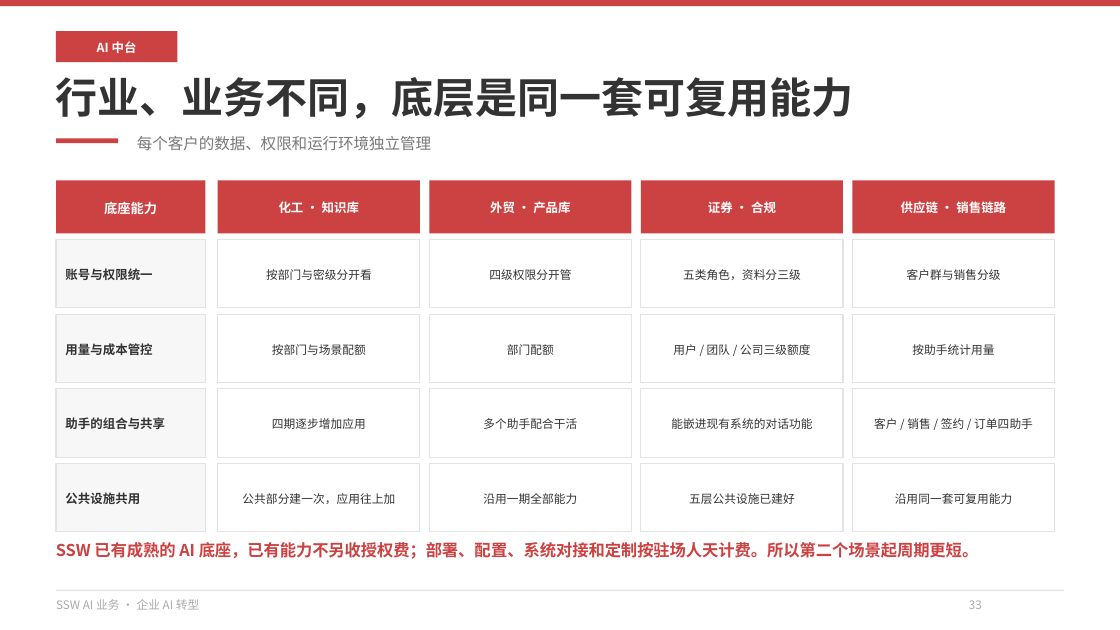
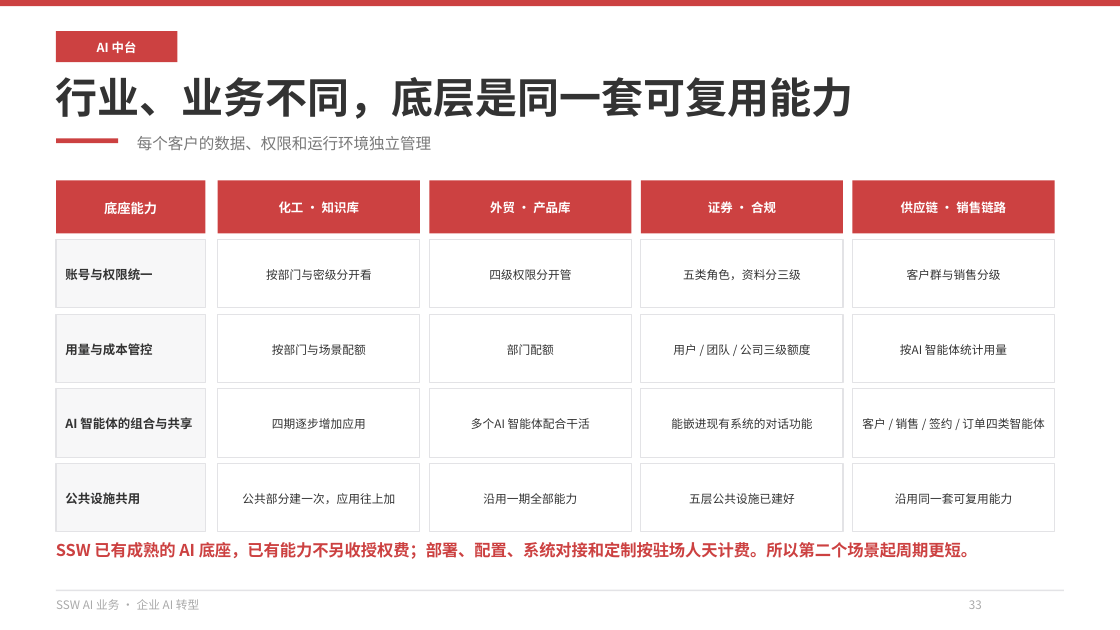
Before and after one commit to hveraus/ssw-business, a slide deck: slide 33 of SSW AI 业务_v2/SSW AI 业务_v3.pptx. Drawn at 1120x630 pixels with LibreOffice and Linux fonts; fonts in the diff are those of the drawing. Boxes give left, top, right and bottom in pixels: in the first picture for what was removed or moved away, otherwise in the second. Text is boxed around its words. In the diff, an @@ line names an element or a change of style, - is before the commit and + after.

Commit message:
术语统一：助手 → AI 智能体；三项服务改为系统安全审查 / 代码安全审查 / AI 智能体监管
- P58 导览行改为「系统安全审查 · 代码安全审查 · AI 智能体监管」
- P59 三项服务名与卡标签同步（现有系统 / 上线前的新产出 / 运行中的 AI 智能体）
- P61/P62/P63 三页服务标题改用新名；P60 表格「一句话骗 AI 智能体交出资料 / 加 AI 智能体监管」
- 全篇「助手」清零（48 处）：案例页、中台页、服务线、附录一术语页统一为「AI 智能体」
- A1 术语页第一行改为「Agent / 智能体 → AI 智能体 · 数字员工」；原「③ 助手（技能和智能体）」改为「③ AI 智能体的组合与共享」；「四助手」改「四类智能体」
- 目录描述改「系统审查 · 代码审查 · 智能体监管」

```diff
--- a/SSW AI 业务_v2/SSW AI 业务_v3.pptx
+++ b/SSW AI 业务_v2/SSW AI 业务_v3.pptx
@@ text at (900,344,1007,355): text changed @@
-按助手统计用量
+按AI 智能体统计用量
@@ text at (65,417,192,429): text changed @@
-助手的组合与共享
+AI 智能体的组合与共享
@@ text at (471,418,590,429): text changed @@
-多个助手配合干活
+多个AI 智能体配合干活
@@ text at (862,418,1044,429): text changed @@
-客户 / 销售 / 签约 / 订单四助手
+客户 / 销售 / 签约 / 订单四类智能体
```
Also in this commit, not shown: 27 other slides changed, 2 other files.
